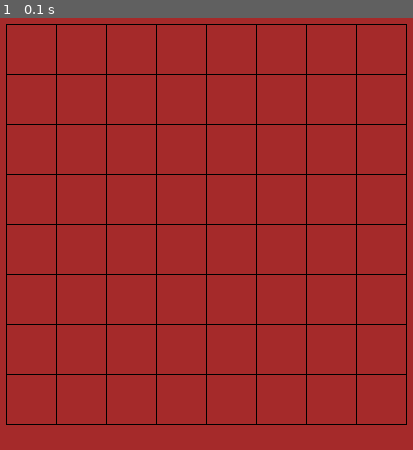
Above: before the commit, frame 1.
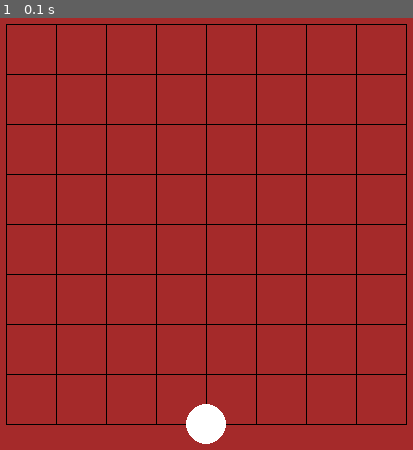
Above: after the commit, the same moment.

Repository: nathanaelbosch/GO_DILab
Game: pygame game, started from src/run.py
Two runs of this game, one before a commit and one after it. Both use one fixed random seed, a clock stepped at 60 frames per second and the inputs below.
Inputs:
- Up to frame 1 (0.1 s): no input

The runs differ from the first frame. In frame 1, 0.7% of the frame differs, in the area x 45-55%, y 89-99%.

Commit message:
avoid the situation of current_player == None

Diff:
--- a/src/controller/GameController.py
+++ b/src/controller/GameController.py
@@ -11,13 +11,9 @@
         self.view = view
         self.player1 = player1
         self.player2 = player2
-        self.current_player = None
+        self.current_player = player1
 
     def next_turn(self):
-        # start with player1 if not otherwise defined
-        if self.current_player is None:
-            self.current_player = self.player1
-            return
         # swap player1 and player2
         if self.current_player == self.player1:
             self.current_player = self.player2
